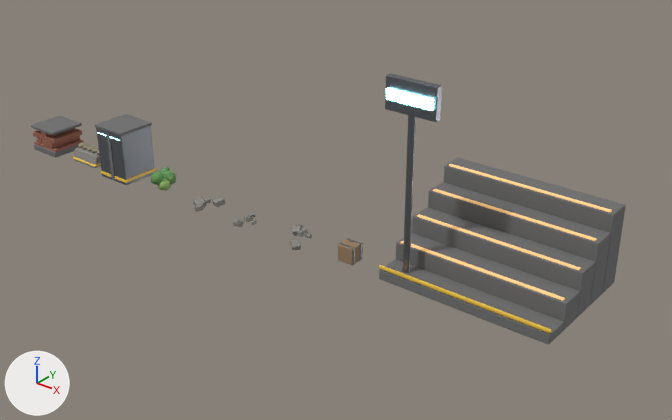
A saved change to the glTF model public/assets/models/arena/props-coliseum.glb.
One viewpoint serves both versions: a camera (50 mm lens) standing at (21.6, -14.38, 10.02) and looking at (9.03, 1.33, 0.28). The axes (+X, +Y, +Z) are drawn at lower left. The lights are the same throughout. The picture after the commit comes second. Vertices at exactly the same position are counted once.

Script lines for the objects in view, before the commit:
```python
me_crate = bpy.data.meshes.new('Crate')
me_crate.from_pydata(...)  # 168 vertices, 324 faces; spans x -0.21..0.21, y -0.2..0.2, z -0.01..0.41
# faces by material slot: [108, 216]
me_crate.materials.append(mat_cratewood)  # brown #957c5d
me_crate.materials.append(mat_arenasteel)  # grey #7c7e84
me_grandstand = bpy.data.meshes.new('Grandstand')
me_grandstand.from_pydata(...)  # 326 vertices, 612 faces; spans x -2.0..2.0, y -0.3..2.7, z 0.0..1.87
# faces by material slot: [540, 60, 12]
me_grandstand.materials.append(mat_concretedark)  # grey #6f6f6f
me_grandstand.materials.append(mat_seatglow)  # beige #ffcb89, glowing brown #a07a4b
me_grandstand.materials.append(mat_arenahazard)  # yellow #f9cb45
me_wall = bpy.data.meshes.new('Wall')
me_wall.from_pydata(...)  # 784 vertices, 1512 faces; spans x -0.5..0.501, y -0.5..0.5, z 0.0..0.74
# faces by material slot: [216, 1296]
me_wall.materials.append(mat_concretedark)  # grey #6f6f6f
me_wall.materials.append(mat_brick)  # brown #996150
ob_crate = bpy.data.objects.new('Crate', me_crate)
ob_crate.location = (10.5, 0.0, 0.0)
ob_grandstand = bpy.data.objects.new('Grandstand', me_grandstand)
ob_grandstand.location = (13.5, 0.0, 0.0)
ob_wall = bpy.data.objects.new('Wall', me_wall)
ob_wall.location = (0.0, 0.0, 0.0)
# also in view: 'OuterWall' at (3.0, 0.0, 0.73); 'FloodTower' at (12.0, -0.04, 2.22)
```
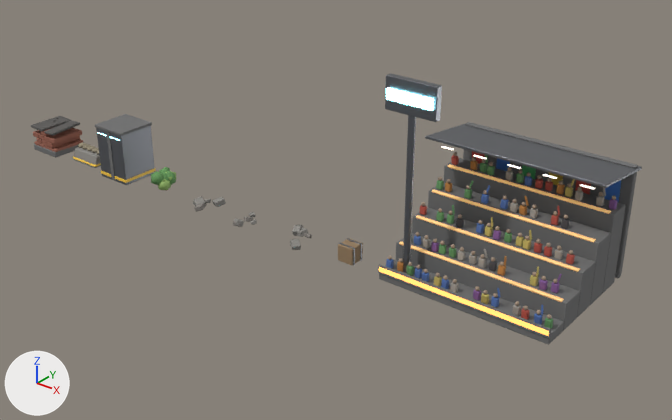
What changed in the scene script:
```text
Change me_grandstand:
    remove me_grandstand.from_pydata(...)  # 326 vertices, 612 faces; spans x -2.0..2.0, y -0.3..2.7, z 0.0..1.87
    add me_grandstand.from_pydata(...)  # 6082 vertices, 11444 faces; spans x -2.05..2.05, y -0.33..3.15, z 0.0..2.76
    me_grandstand part 1: the loose piece of 56 vertices spanning x -2.0..2.0, y -0.3..0.3, z 0.0..0.24 is copied, and the copy is multiplied about its middle by the matrix ((1.003, 0.0, 0.0), (0.0, 0.071, 0.0), (0.0, 0.0, 0.877)), then moved by (0.0, -0.3, 0.14); it spans x -2.0..2.0, y -0.33..-0.28, z 0.16..0.36
    me_grandstand part 2: the loose piece of 56 vertices spanning x -2.0..2.0, y 2.1..2.7, z 0.0..1.84 is copied, and the copy is scaled about its middle by (1, 0.238, 1.42), then moved by (0.0, 0.58, 0.38); it spans x -2.0..2.0, y 2.9..3.06, z 0.0..2.6
    me_grandstand part 3: the loose piece of 8 vertices spanning x -1.9..1.9, y 0.34..0.42, z 0.63..0.67 is moved by (0.0, -0.05, 0.0)
    me_grandstand part 4: the loose piece of 8 vertices spanning x -1.9..1.9, y 0.94..1.02, z 1.03..1.07 is moved by (0.0, -0.05, 0.0)
    me_grandstand part 5: the loose piece of 8 vertices spanning x -1.9..1.9, y 1.54..1.62, z 1.43..1.47 is moved by (0.0, -0.05, 0.0)
    me_grandstand part 6: the loose piece of 8 vertices spanning x -1.9..1.9, y 2.14..2.22, z 1.83..1.87 is moved by (0.0, -0.05, 0.0)
    me_grandstand part 7: 8 vertices removed from x -2.0..2.0, y -0.3..-0.26, z 0.26..0.34; 5244 vertices added at x -2.05..2.05, y -0.33..3.15, z 0.22..2.76
    other edits to the shape of me_grandstand do not show in these pictures
    remove me_grandstand.materials.append(mat_arenahazard)  # yellow #f9cb45
    add me_grandstand.materials.append(mat_crowd1)  # blue #506fad
    add me_grandstand.materials.append(mat_crowdhead)  # beige #a28e7c
    add me_grandstand.materials.append(mat_crowd6)  # orange #b37c3f
    add me_grandstand.materials.append(mat_crowd3)  # green #619561
    add me_grandstand.materials.append(mat_crowd2)  # yellow #bcad61
    add me_grandstand.materials.append(mat_crowd4)  # grey #a09b95
    add me_grandstand.materials.append(mat_crowd7)  # purple #815995
    add me_grandstand.materials.append(mat_crowd0)  # red #ad5045
    add me_grandstand.materials.append(mat_crowd5)  # dark grey #45454b
    add me_grandstand.materials.append(mat_ribbonled)  # orange #ffb361, glowing orange #ffad59
    add me_grandstand.materials.append(mat_banner0)  # red #ce5045
    add me_grandstand.materials.append(mat_arenasteel)  # grey #7c7e84
    add me_grandstand.materials.append(mat_banner1)  # blue #457cce
    add me_grandstand.materials.append(mat_banner2)  # green #50ad69
    add me_grandstand.materials.append(mat_banner3)  # yellow #ddbc45
    add me_grandstand.materials.append(mat_canopylight)  # pale yellow #fff7e7, glowing pale yellow #fff6e5
```

Pixel boxes [x1, y1, x2, y2] of what changed, in the pictures (672 x 420 px; the box of a moved part takes in the faces that stretch with it):
'Grandstand', reshaped (7% wider, 19% taller)
    before: [379, 158, 626, 345]
    after: [378, 122, 642, 345]
part 1 of me_grandstand, added
    after: [378, 264, 551, 338]
part 2 of me_grandstand, added
    after: [463, 122, 638, 278]
part 3 of me_grandstand, moved or reshaped
    before: [401, 241, 565, 301]
    after: [399, 241, 564, 302]
part 4 of me_grandstand, moved or reshaped
    before: [417, 214, 581, 270]
    after: [416, 215, 580, 272]
part 5 of me_grandstand, moved or reshaped
    before: [433, 189, 597, 241]
    after: [432, 189, 596, 243]
part 6 of me_grandstand, moved or reshaped
    before: [449, 164, 612, 212]
    after: [448, 164, 611, 214]
part 7 of me_grandstand, built on
    before: [379, 265, 552, 334]
    after: [379, 124, 642, 336]
